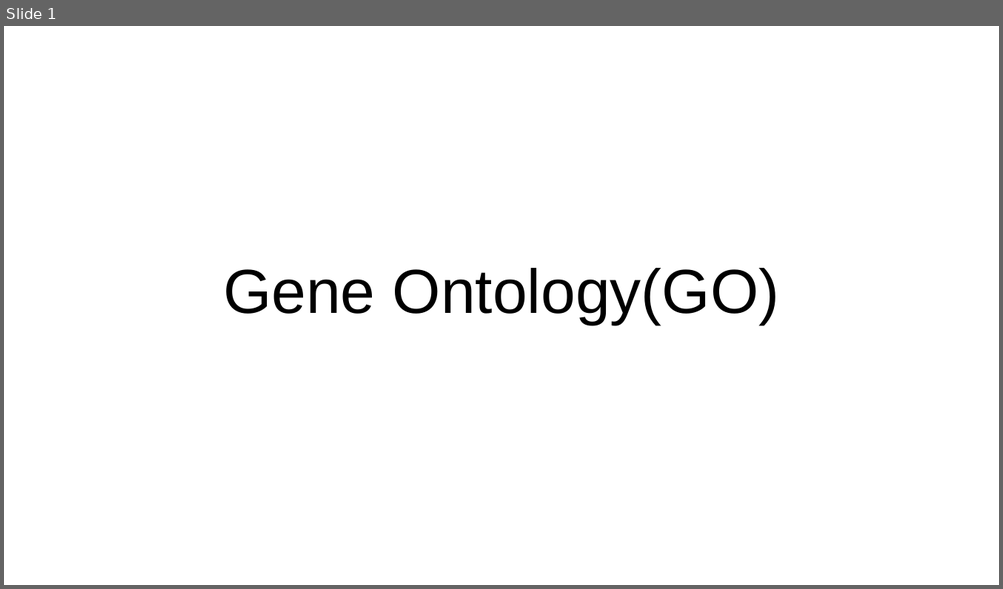
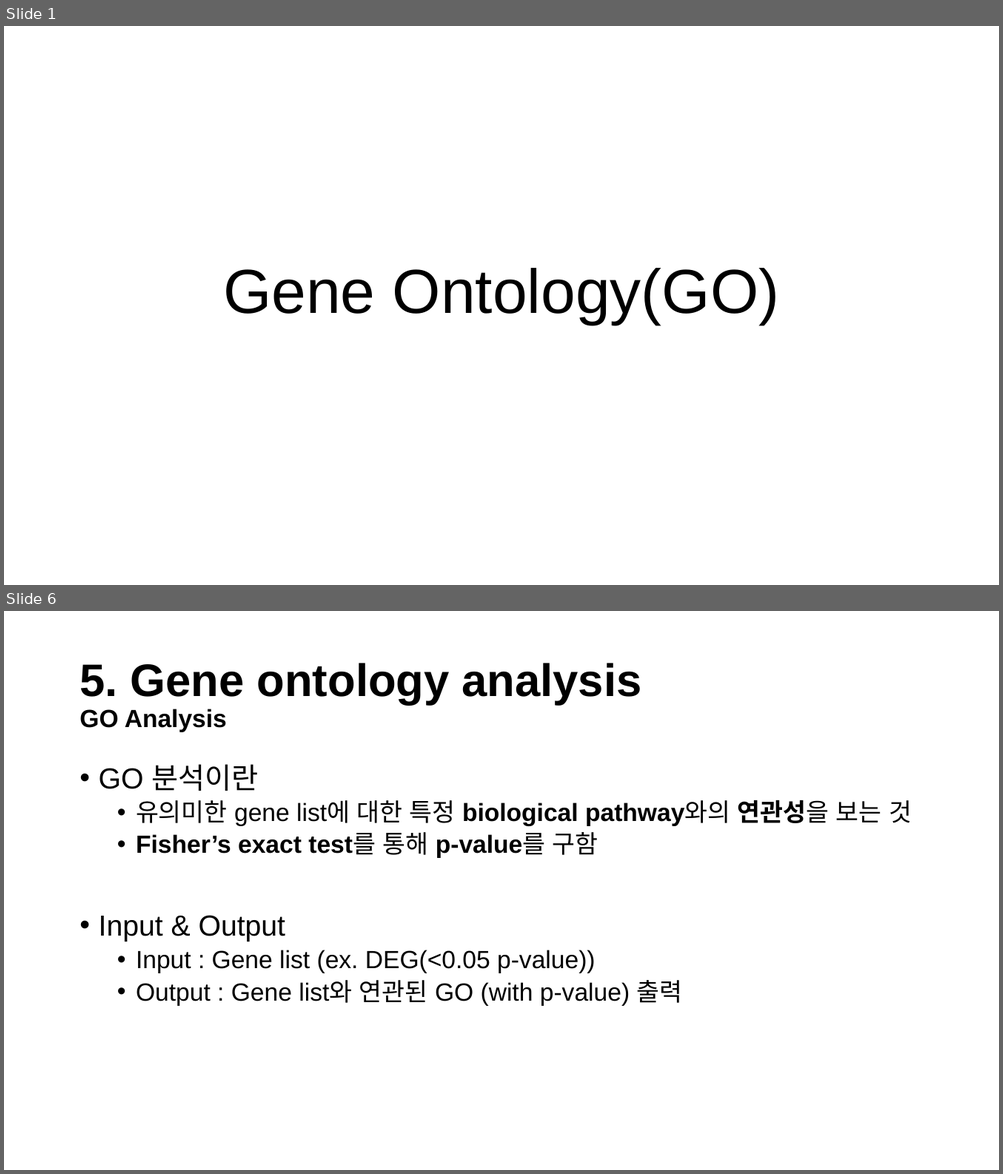
Before and after one commit to Khreat0205/Education_BulkRNAseq, a slide deck: Presentation/5. Gene Ontology analysis.pptx. Shown one above the other, each under a label of ours: slide 1 before the commit, slides 1 and 6 after it; the slides between them are not shown. The pictures are 1003x589 and 1003x1174 pixels, drawn with LibreOffice and Linux fonts; fonts in the diff are those of the drawing. Boxes give left, top, right and bottom in pixels: in the first picture for what was removed or moved away, otherwise in the second. Text is boxed around its words. In the diff, an @@ line names an element or a change of style, - is before the commit and + after.

```diff
--- a/Presentation/5. Gene Ontology analysis.pptx
+++ b/Presentation/5. Gene Ontology analysis.pptx
@@ slide 6 added at <box>4,611,999,1170</box>, background #FFFFFF @@
@@ title added at <box>79,663,642,732</box>, 44 pt, text #000000, bold @@
+5. Gene ontology analysis
+GO Analysis
@@ text added at <box>99,764,911,1006</box>, 24 pt, text #000000 @@
+• GO 분석이란
+  • 유의미한 gene list에 대한 특정 biological pathway와의 연관성을 보는 것
+  • Fisher’s exact test를 통해 p-value를 구함
+• Input & Output
+  • Input : Gene list (ex. DEG(<0.05 p-value))
+  • Output : Gene list와 연관된 GO (with p-value) 출력
```
Also in this commit, not shown: 8 slides changed, 4 other slides added, 3 slides removed.
